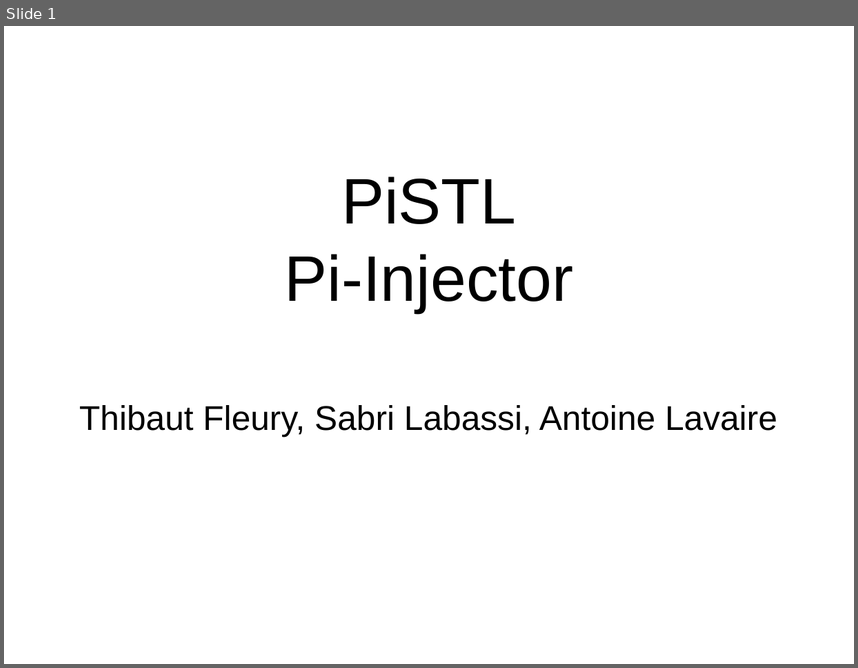
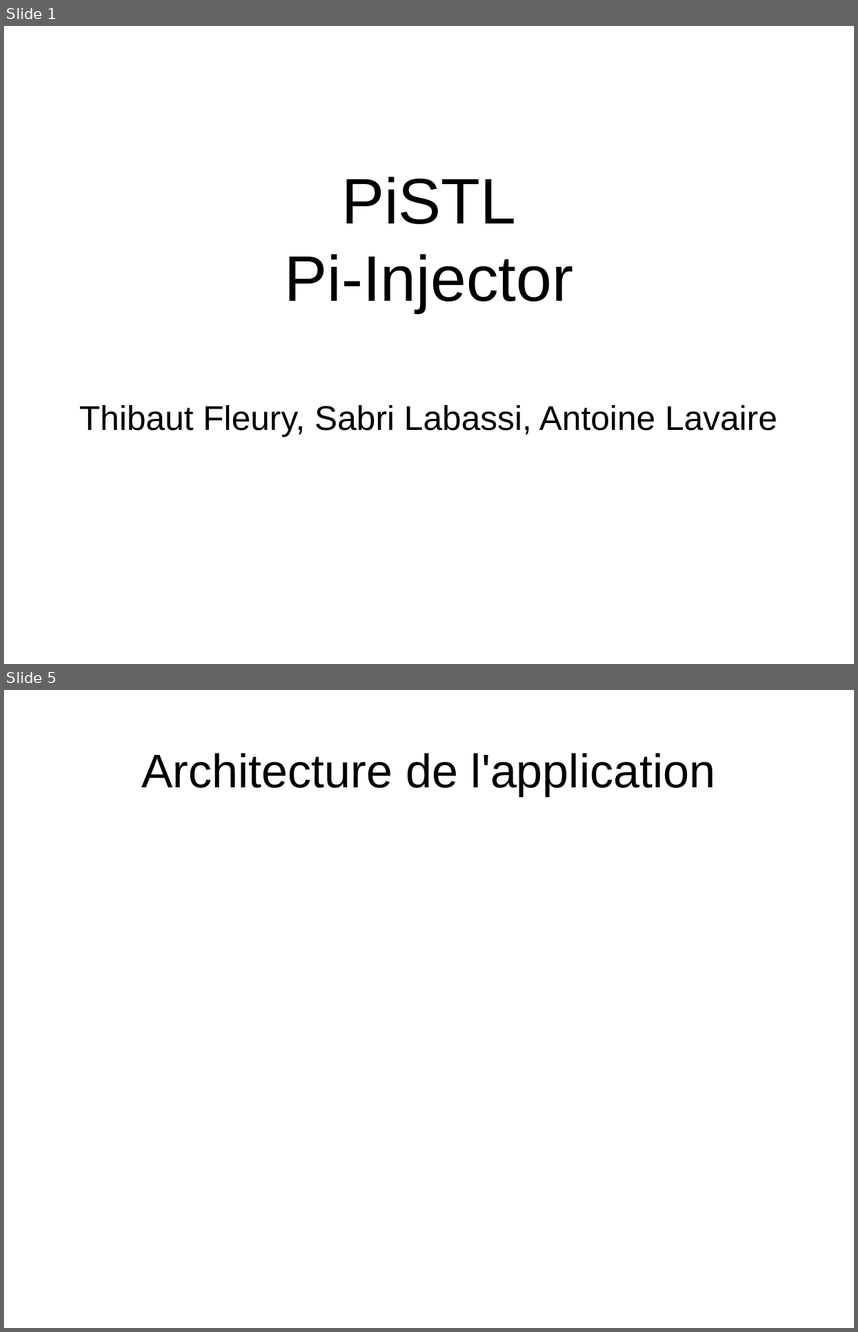
Before and after one commit to elecharny/pi-injector, a slide deck: Documents/Présentation.odp. Shown one above the other, each under a label of ours: slide 1 before the commit, slides 1 and 5 after it; the slides between them are not shown. The pictures are 858x668 and 858x1332 pixels, drawn with LibreOffice and Linux fonts; fonts in the diff are those of the drawing. Boxes give left, top, right and bottom in pixels: in the first picture for what was removed or moved away, otherwise in the second. Text is boxed around its words. In the diff, an @@ line names an element or a change of style, - is before the commit and + after.

```diff
--- a/Documents/Présentation.odp
+++ b/Documents/Présentation.odp
@@ slide 5 added at (4,690,854,1328), background #FFFFFF @@
@@ title added at (141,753,715,796), 44 pt, text #000000 @@
+Architecture de l'application
```
Also in this commit, not shown: 1 slide changed, 5 other slides added, 5 slides removed, 2 other files.
